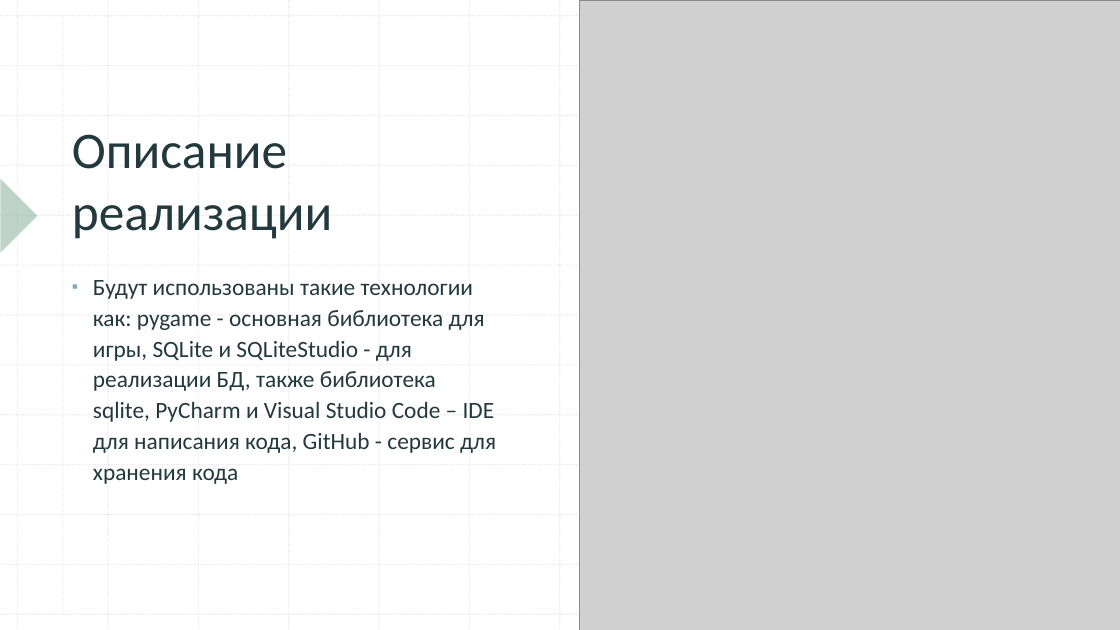
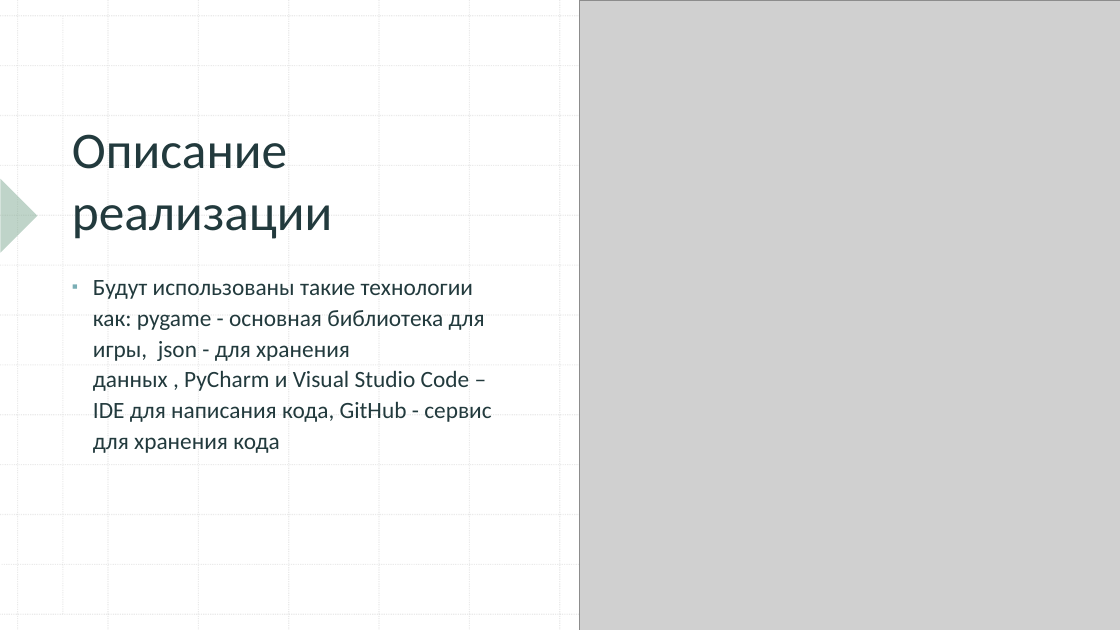
Before and after one commit to haz0x676/pygame-proj, a slide deck: slide 4 of text/preza.pptx. Drawn at 1120x630 pixels with LibreOffice and Linux fonts; fonts in the diff are those of the drawing; grey boxes stand for pictures. Boxes give left, top, right and bottom in pixels: in the first picture for what was removed or moved away, otherwise in the second. Text is boxed around its words. In the diff, an @@ line names an element or a change of style, - is before the commit and + after.

```diff
--- a/text/preza.pptx
+++ b/text/preza.pptx
@@ text at bbox=[93, 280, 491, 453]: text changed @@
-▪ Будут использованы такие технологии как: pygame - основная библиотека для игры, SQLite и SQLiteStudio - для реализации БД, также библиотека sqlite, PyCharm и Visual Studio Code – IDE для написания кода, GitHub - сервис для хранения кода
+▪ Будут использованы такие технологии как: pygame - основная библиотека для игры, json - для хранения данных , PyCharm и Visual Studio Code – IDE для написания кода, GitHub - сервис для хранения кода
```
Also in this commit, not shown: 2 other slides changed, 5 other files.
